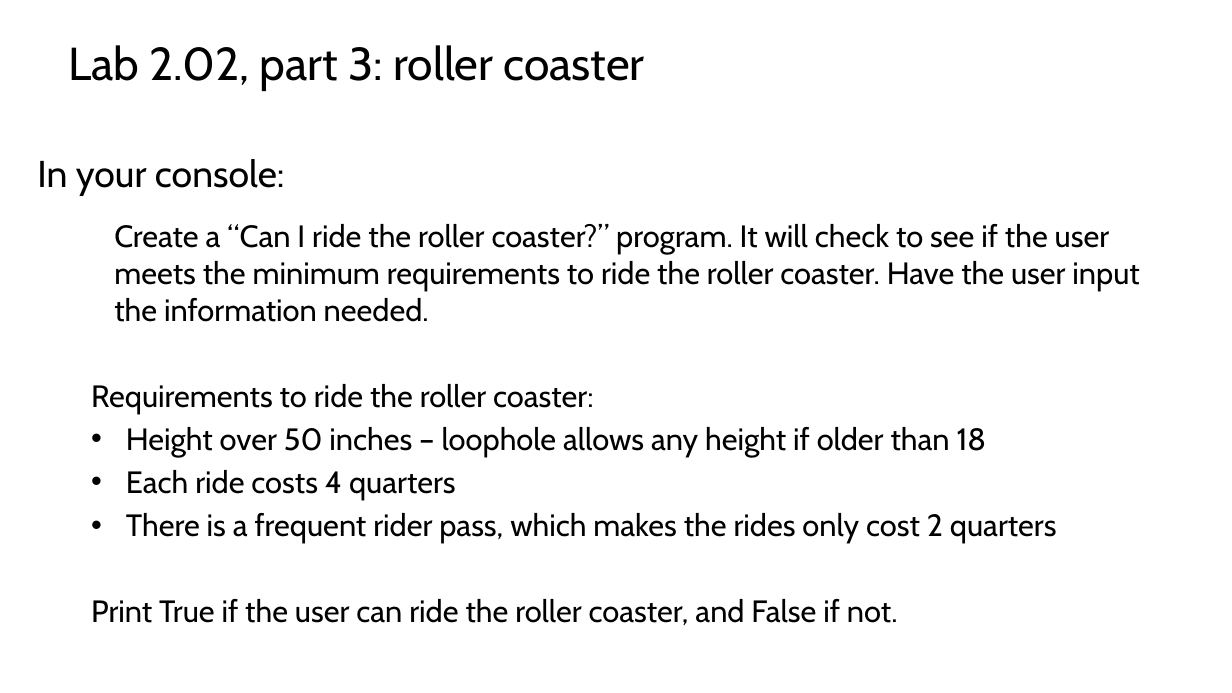
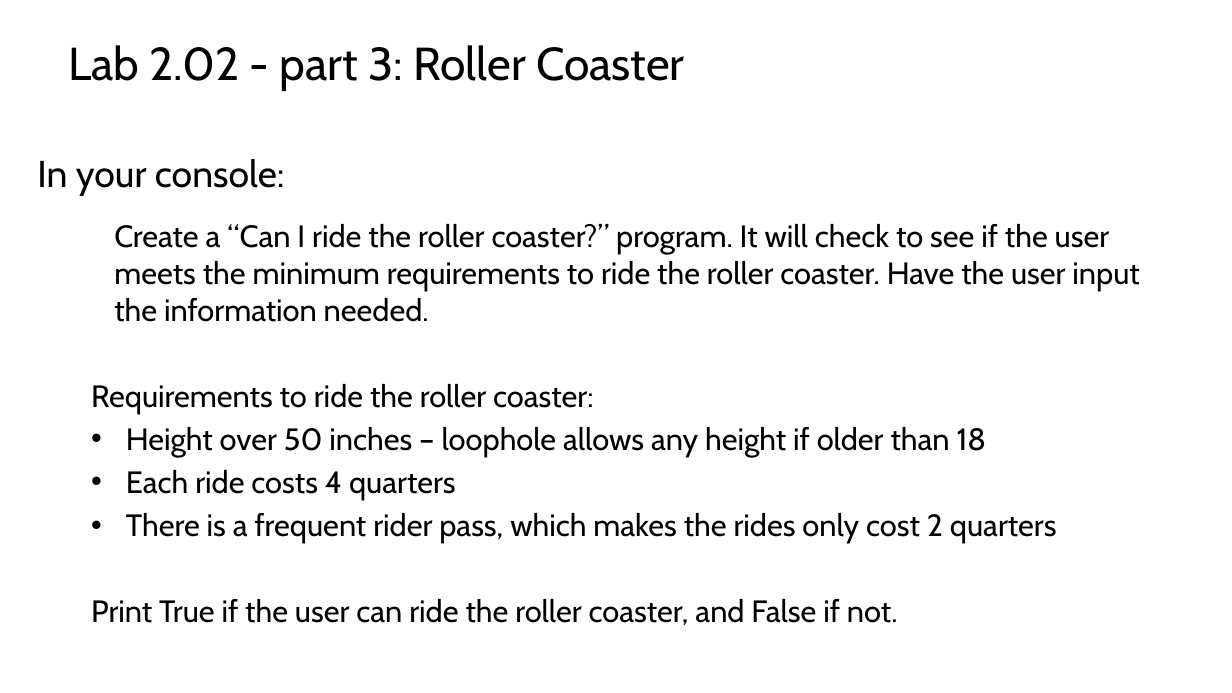
Before and after one commit to TEALSK12/2nd-semester-introduction-to-computer-science, a slide deck: slide 12 of docs/units/2_unit/slidedecks/Intro Python 2.02 TEALS.pptx. Drawn at 1232x693 pixels with LibreOffice and Linux fonts; fonts in the diff are those of the drawing; background and template pictures are left out. Boxes give left, top, right and bottom in pixels: in the first picture for what was removed or moved away, otherwise in the second. Text is boxed around its words. In the diff, an @@ line names an element or a change of style, - is before the commit and + after.

```diff
--- a/docs/units/2_unit/slidedecks/Intro Python 2.02 TEALS.pptx
+++ b/docs/units/2_unit/slidedecks/Intro Python 2.02 TEALS.pptx
@@ text at (x1=68, y1=45, x2=684, y2=91): text changed @@
-Lab 2.02, part 3: roller coaster
+Lab 2.02 - part 3: Roller Coaster
```
Also in this commit, not shown: 12 other slides changed, 9 other files.
